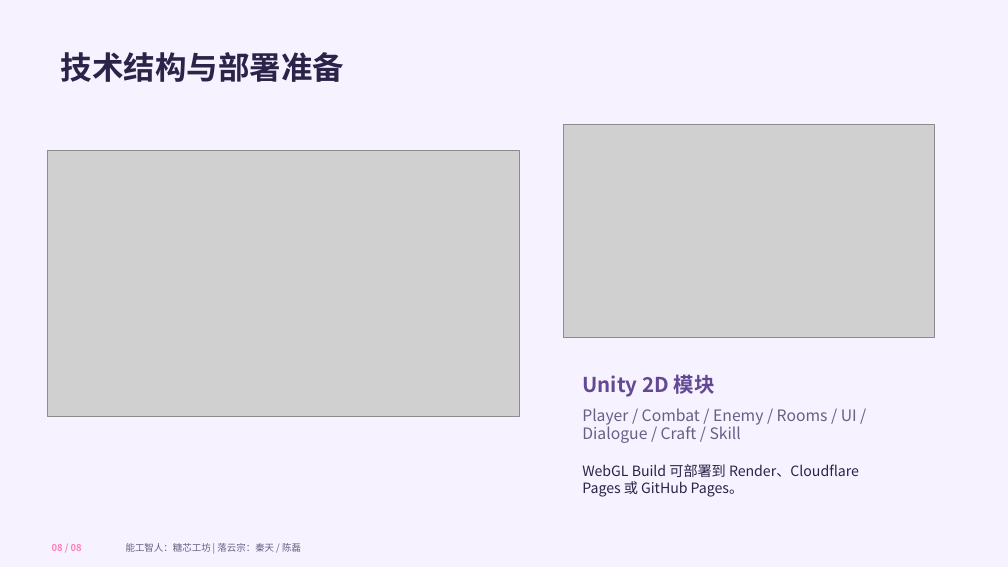
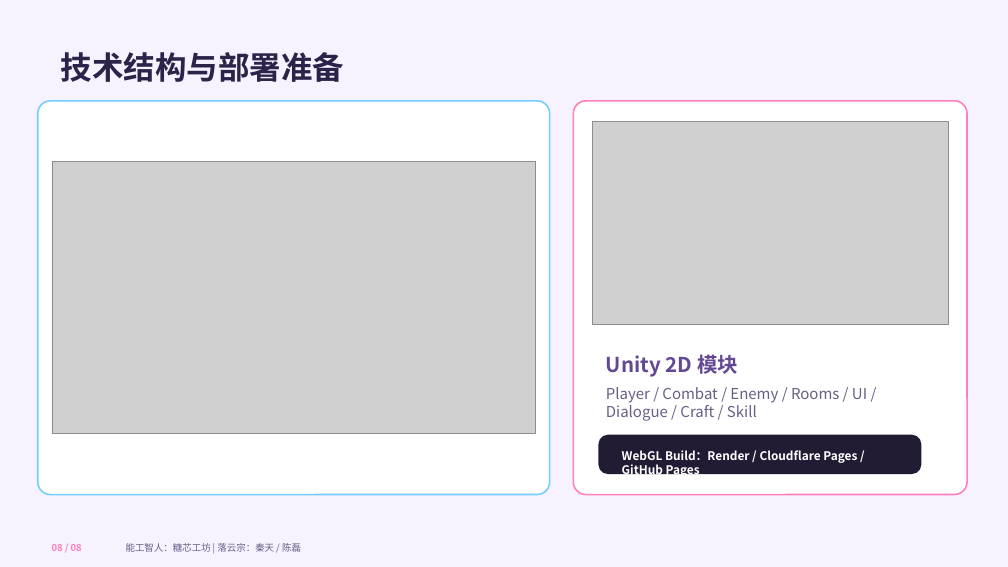
Before and after one commit to youkai-emmison/Craftsmen-and-Homo-sapiens, a slide deck: slide 8 of Submission/project_deck.pptx. Drawn at 1008x567 pixels with LibreOffice and Linux fonts; fonts in the diff are those of the drawing; grey boxes stand for pictures. Boxes give left, top, right and bottom in pixels: in the first picture for what was removed or moved away, otherwise in the second. Text is boxed around its words. In the diff, an @@ line names an element or a change of style, - is before the commit and + after.

Commit message:
Refine submission poster layout

```diff
--- a/Submission/project_deck.pptx
+++ b/Submission/project_deck.pptx
@@ rounded rectangle added at (38, 101, 550, 495), fill #FFFFFF, outline #74CDFF 1.5 pt @@
@@ rounded rectangle added at (573, 101, 967, 495), fill #FFFFFF, outline #FF80B8 1.5 pt @@
@@ picture: place and size @@
-picture at (564, 125, 935, 337)
+picture at (592, 121, 948, 324)
@@ picture: place and size @@
-picture at (47, 150, 520, 417)
+picture at (52, 162, 536, 434)
@@ text "Unity 2D 模块": place and size @@
-text "Unity 2D 模块" at (582, 374, 715, 397)
+text "Unity 2D 模块" at (606, 354, 738, 377)
@@ text "Player / Combat / Enemy ...": place and size @@
-text "Player / Combat / Enemy ..." at (582, 408, 857, 443)
+text "Player / Combat / Enemy ..." at (606, 387, 867, 421)
@@ text "Player / Combat / Enemy ..." at (606, 387, 867, 421): size 15 to 14.2 pt @@
@@ rounded rectangle added at (599, 435, 922, 474), fill #211B33 @@
@@ text at (622, 450, 857, 478): text changed; size 13.5 to 11.2 pt; text colour #2C2348 to #FFFFFF; bold on @@
-WebGL Build 可部署到 Render、Cloudflare Pages 或 GitHub Pages。
+WebGL Build：Render / Cloudflare Pages / GitHub Pages
```
Also in this commit, not shown: 1 other slide changed, 14 other files.
